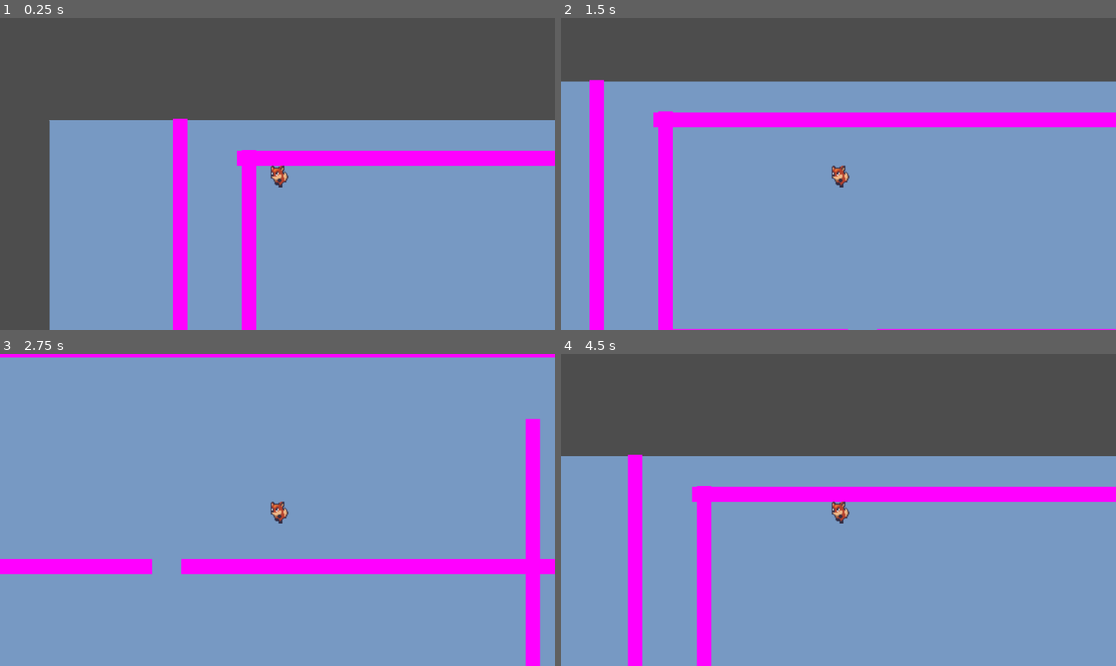
Above: before the commit, frames 1-4 (two rows, left to right).
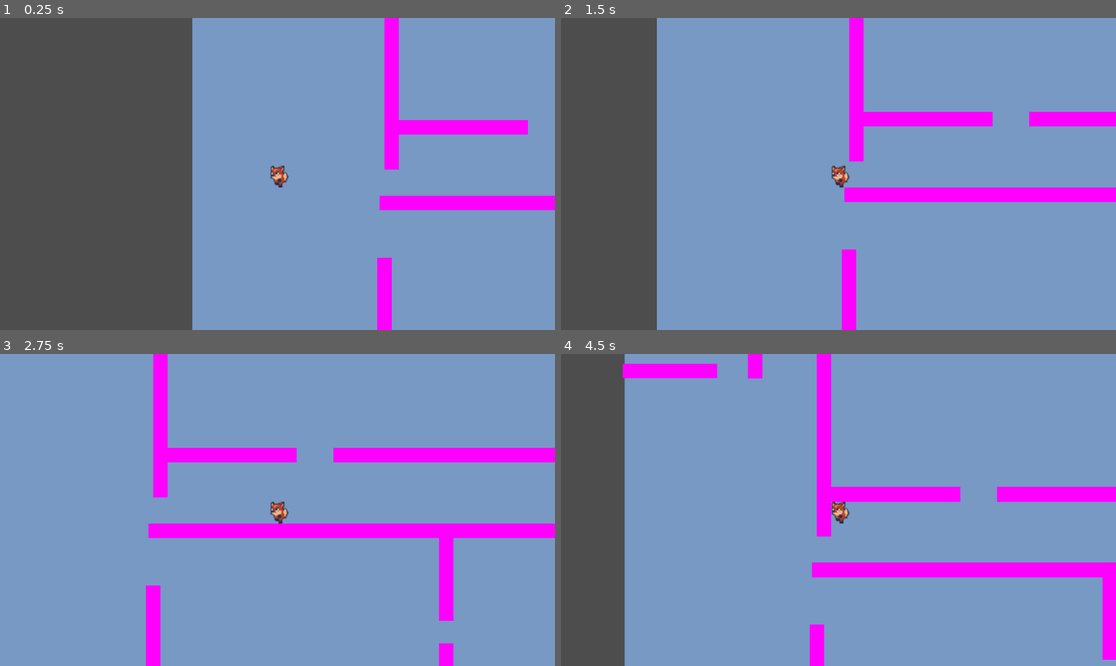
Above: after the commit, the same moments.

Repository: breadlofe/NotMedicine
Game: Godot game, scene res://scenes/game.tscn
Two runs of this game, one before a commit and one after it. Both use one fixed random seed, a clock stepped at 60 frames per second and the inputs below. This scene is started directly instead of the project's main scene.
Inputs:
- Up to frame 1 (0.25 s): no input
- Up to frame 2 (1.5 s): tap Enter at 0.5 s; hold D (move_right) 0.53-1.28 s; hold S (move_down) from 1.28 s (still down)
- Up to frame 3 (2.75 s): release S (move_down) at 2.03 s; hold D (move_right) from 2.03 s (still down)
- Up to frame 4 (4.5 s): release D (move_right) at 2.78 s; hold W (move_up) 2.78-3.53 s; hold A (move_left) from 3.53 s (still down)

The runs differ from the first frame. In frame 1, 46% of the frame differs, in the area x 8-100%, y 0-100%; in frame 2, 39%; in frame 3, 16%; in frame 4, 46%.

Commit message:
reset spawn

Diff:
--- a/scenes/game.tscn
+++ b/scenes/game.tscn
@@ -11,6 +11,7 @@
 position = Vector2(-473, -104)
 
 [node name="player" parent="worldRoot" instance=ExtResource("1_l5aeu")]
+position = Vector2(-296, 872)
 
 [node name="Camera2D" type="Camera2D" parent="worldRoot/player"]
 scale = Vector2(0.928525, 0.944473)
